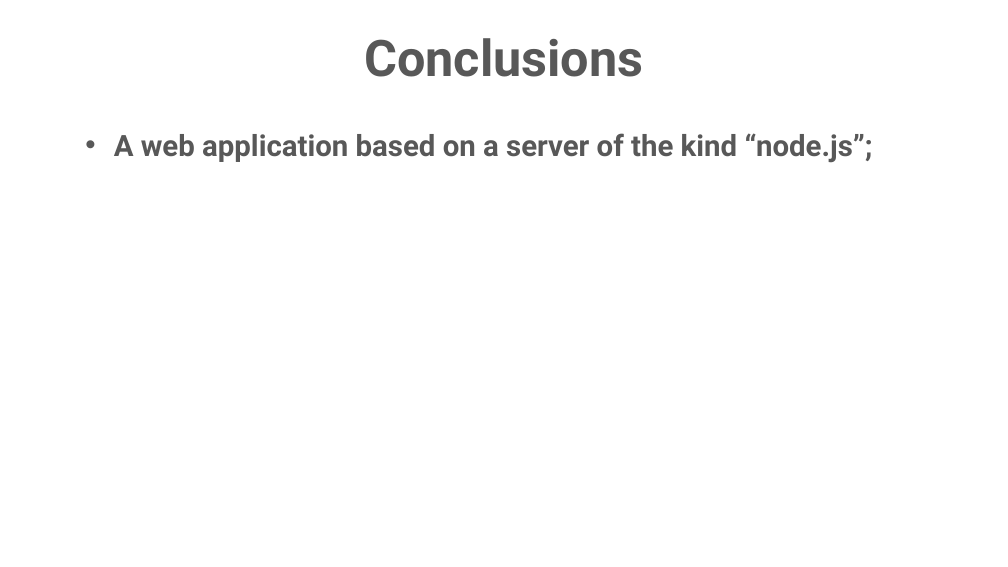
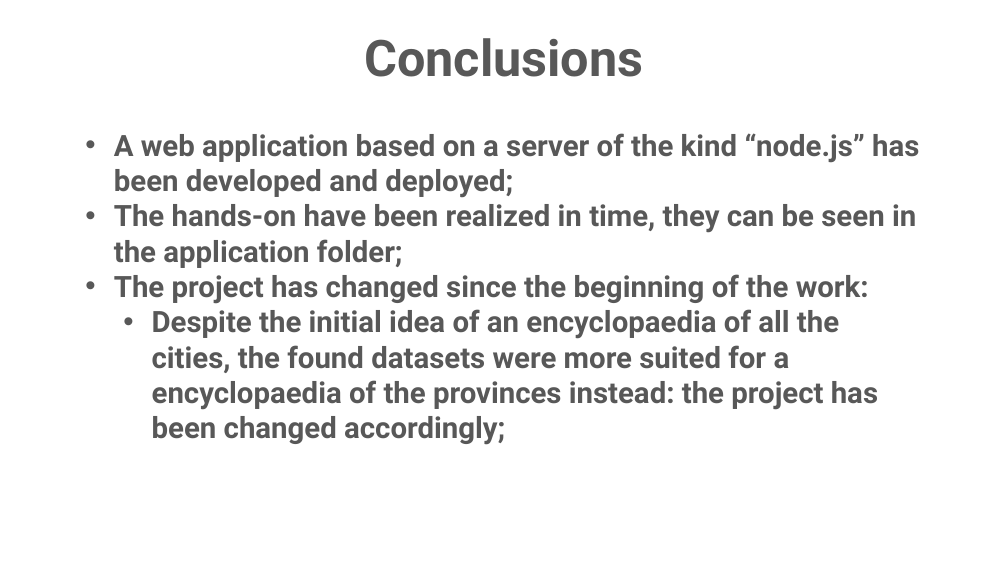
Before and after one commit to philosss/Ciudadpedia, a slide deck: slide 11 of slides.pptx. Drawn at 1008x567 pixels with LibreOffice and Linux fonts; fonts in the diff are those of the drawing; background and template pictures are left out. Boxes give left, top, right and bottom in pixels: in the first picture for what was removed or moved away, otherwise in the second. Text is boxed around its words. In the diff, an @@ line names an element or a change of style, - is before the commit and + after.

Commit message:
Slides

```diff
--- a/slides.pptx
+++ b/slides.pptx
@@ text at (114,133,919,445): text changed @@
-• A web application based on a server of the kind “node.js”;
+• A web application based on a server of the kind “node.js” has been developed and deployed;
+• The hands-on have been realized in time, they can be seen in the application folder;
+• The project has changed since the beginning of the work:
+  • Despite the initial idea of an encyclopaedia of all the cities, the found datasets were more suited for a encyclopaedia of the provinces instead: the project has been changed accordingly;
```
